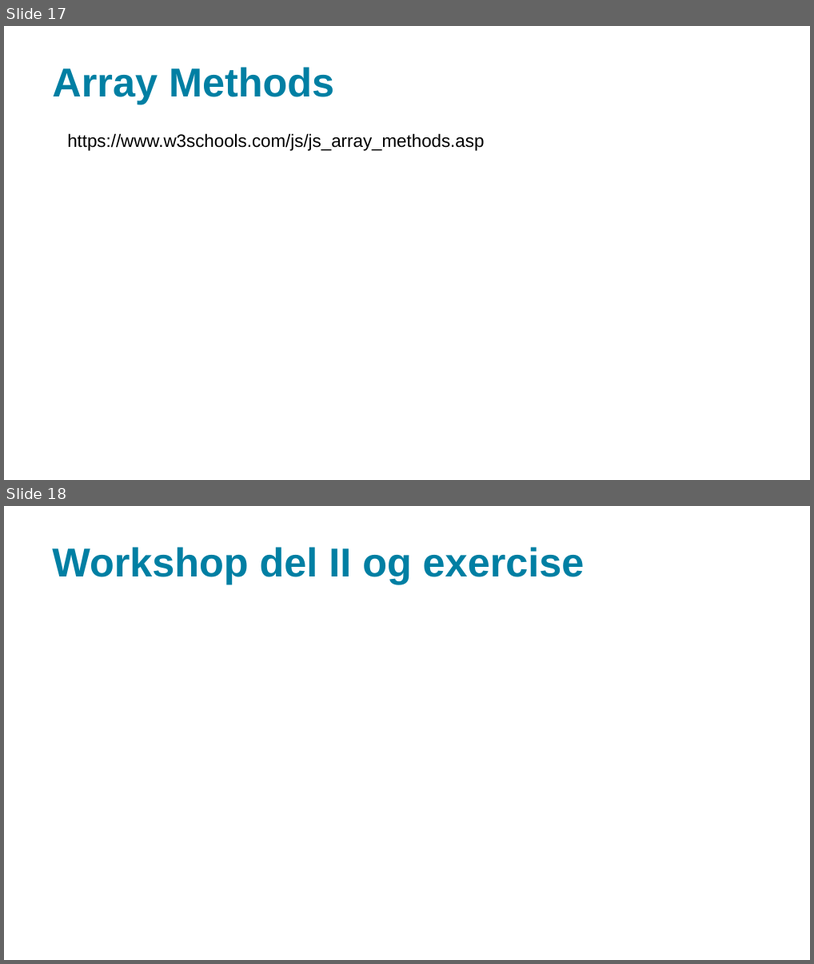
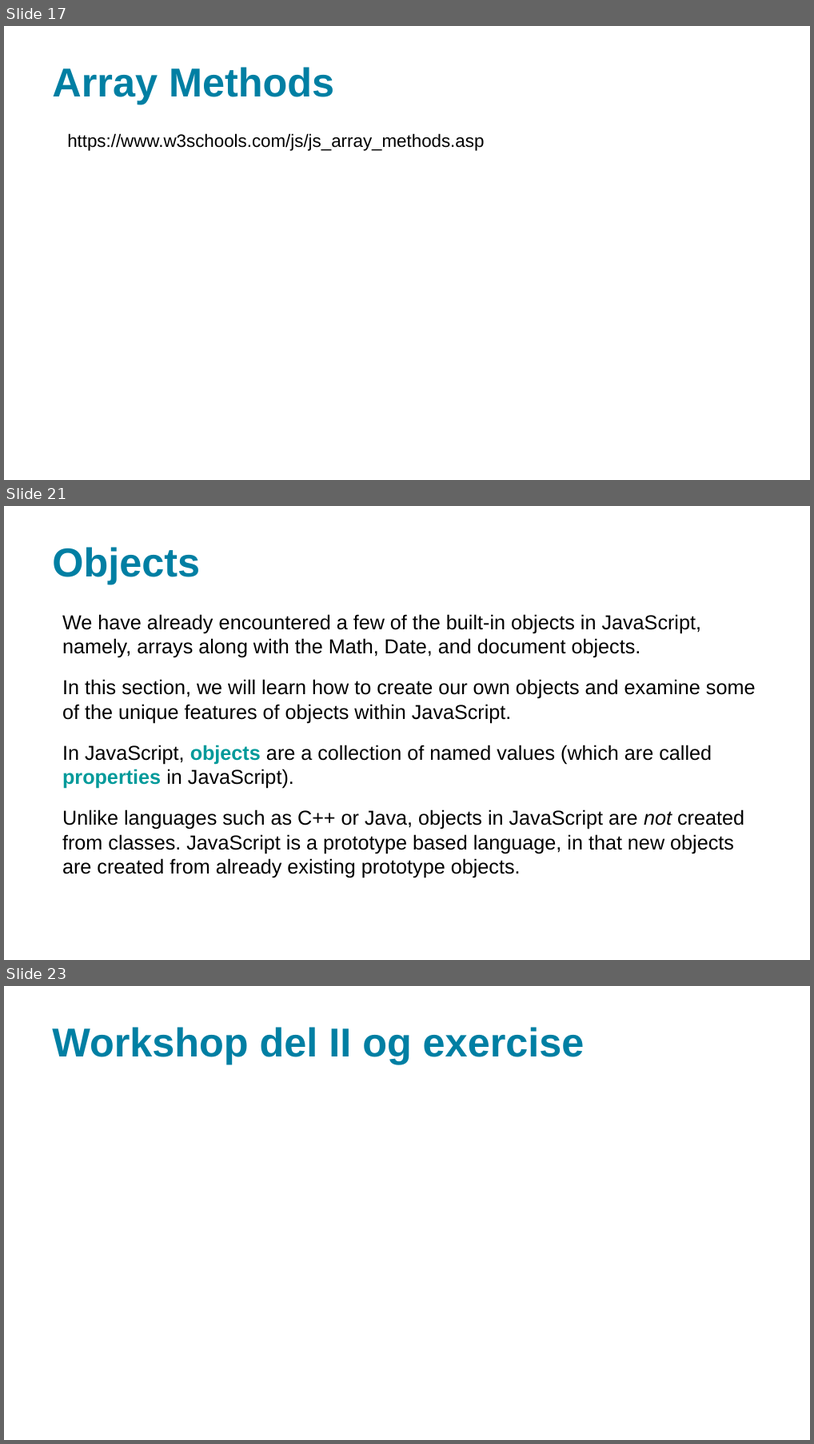
Before and after one commit to xbibogo/MMD24, a slide deck: semester2 PPT/uge 8_js day2.pptx. Shown one above the other, each under a label of ours: slides 17 and 18 before the commit, slides 17, 21 and 23 after it; the slides between them are not shown. The pictures are 814x964 and 814x1444 pixels, drawn with LibreOffice and Linux fonts; fonts in the diff are those of the drawing. Boxes give left, top, right and bottom in pixels: in the first picture for what was removed or moved away, otherwise in the second. Text is boxed around its words. In the diff, an @@ line names an element or a change of style, - is before the commit and + after.

```diff
--- a/semester2 PPT/uge 8_js day2.pptx
+++ b/semester2 PPT/uge 8_js day2.pptx
@@ slide 21 added at <box>4,506,810,960</box>, background #FFFFFF @@
@@ title added at <box>52,547,200,584</box>, 36 pt, text #007FA3, bold @@
+Objects
@@ text added at <box>62,614,756,878</box>, 18 pt, text #000000 @@
+We have already encountered a few of the built-in objects in JavaScript, namely, arrays along with the Math, Date, and document objects.
+In this section, we will learn how to create our own objects and examine some of the unique features of objects within JavaScript.
+In JavaScript, objects are a collection of named values (which are called properties in JavaScript).
+Unlike languages such as C++ or Java, objects in JavaScript are not created from classes. JavaScript is a prototype based language, in that new objects are created from already existing prototype objects.
@@ what was slide 18 is now slide 23 @@
```
Also in this commit, not shown: 4 other slides added, 4 other files.
